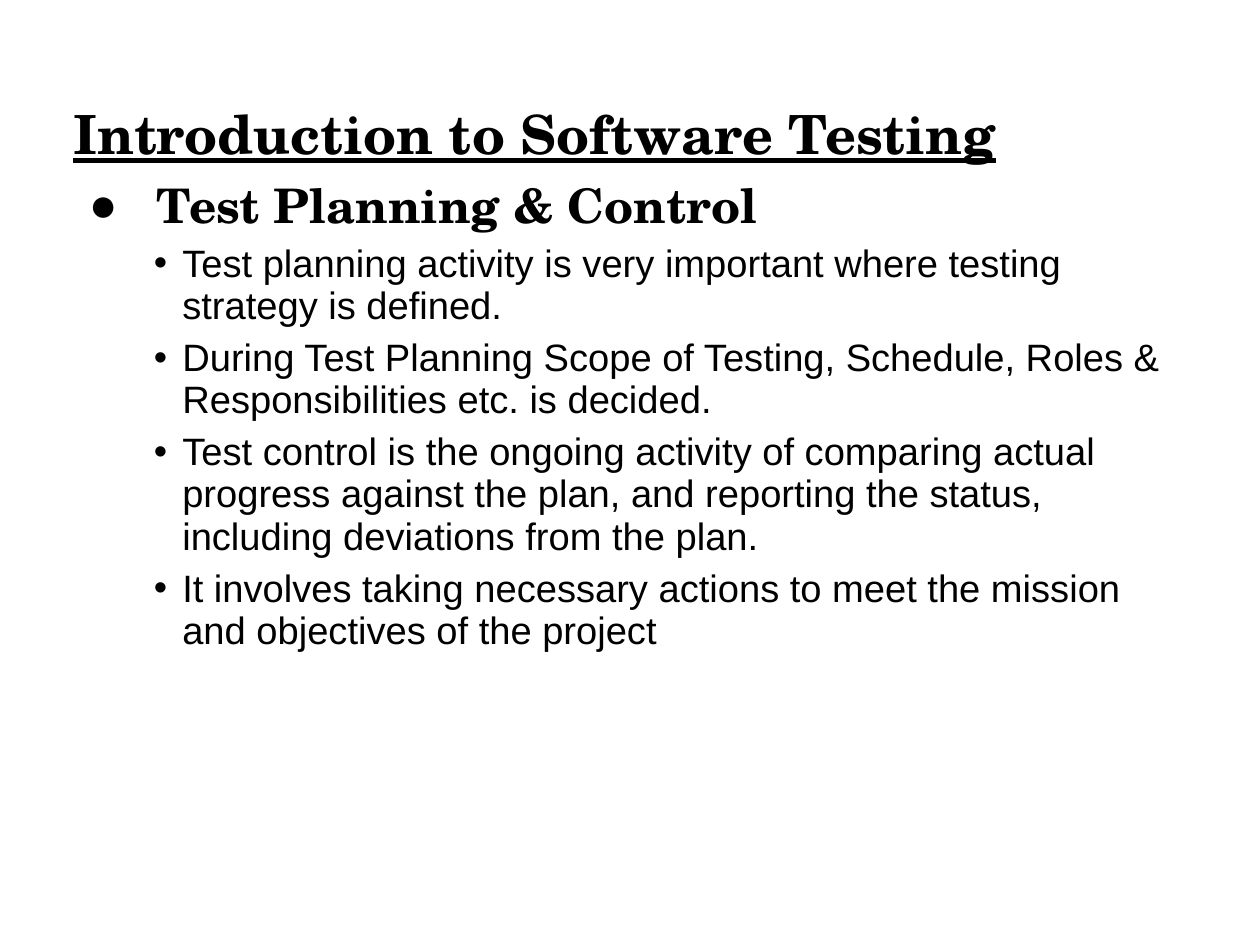
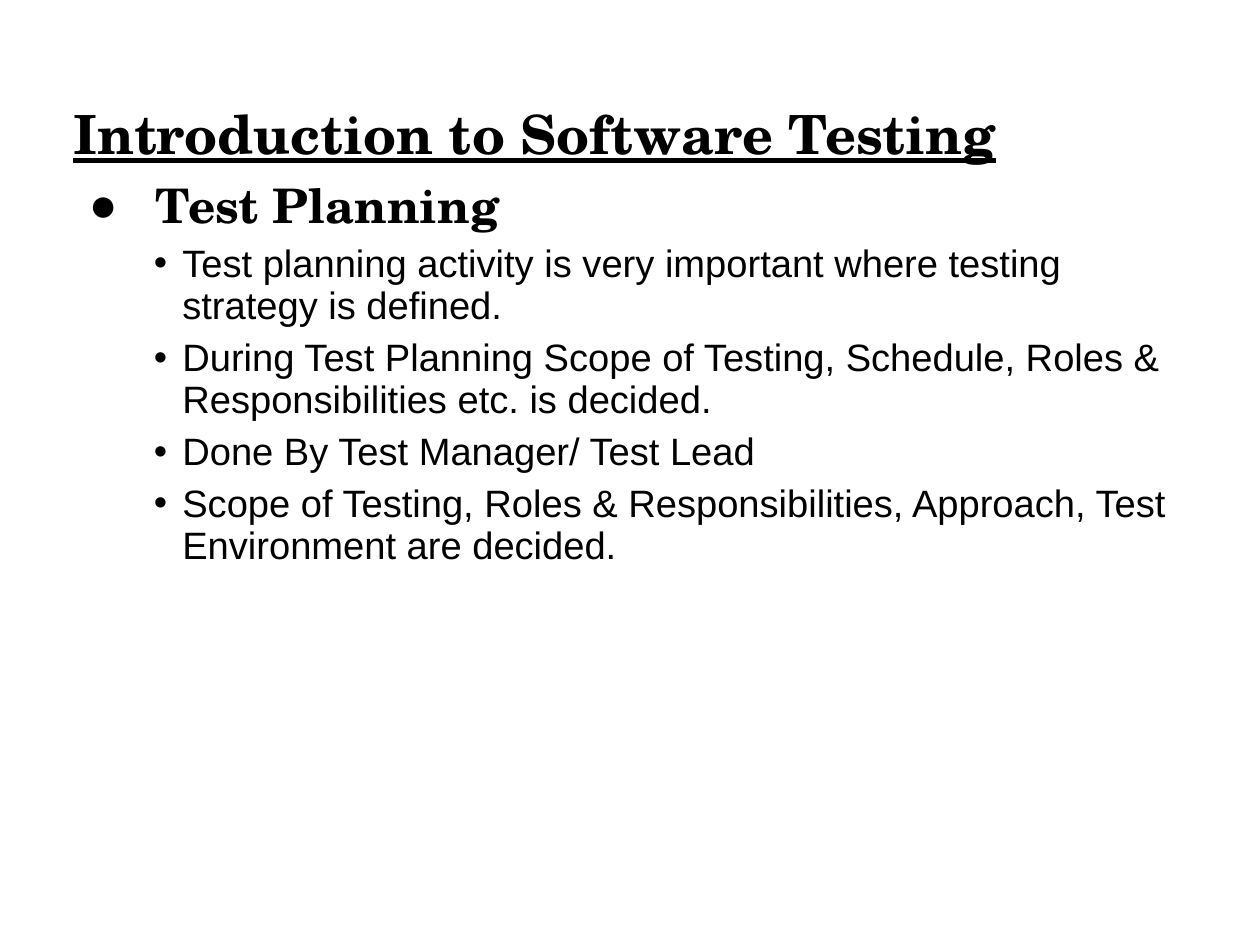
Before and after one commit to vprem99/Framework, a slide deck: slide 31 of Module1.ppt (slide 24 before the commit). Drawn at 1260x945 pixels with LibreOffice and Linux fonts; fonts in the diff are those of the drawing. Boxes give left, top, right and bottom in pixels: in the first picture for what was removed or moved away, otherwise in the second. Text is boxed around its words. In the diff, an @@ line names an element or a change of style, - is before the commit and + after.

```diff
--- a/Module1.ppt
+++ b/Module1.ppt
@@ text at (156,188,499,233): text changed @@
-  ● Test Planning & Control
+  ● Test Planning
@@ text at (182,437,1166,560): text changed @@
-    • Test control is the ongoing activity of comparing actual progress against the plan, and reporting the status, including deviations from the plan.
-    • It involves taking necessary actions to meet the mission and objectives of the project
+    • Done By Test Manager/ Test Lead
+    • Scope of Testing, Roles & Responsibilities, Approach, Test Environment are decided.
```
Also in this commit, not shown: 31 other slides changed, 14 slides added.
